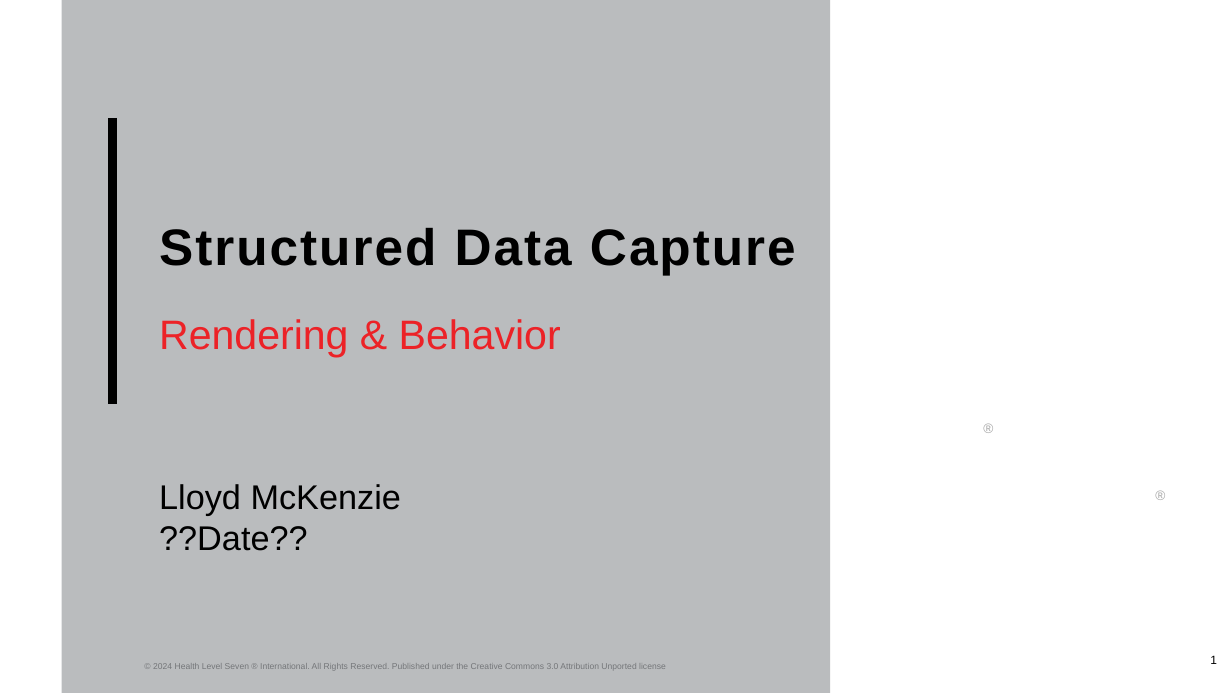
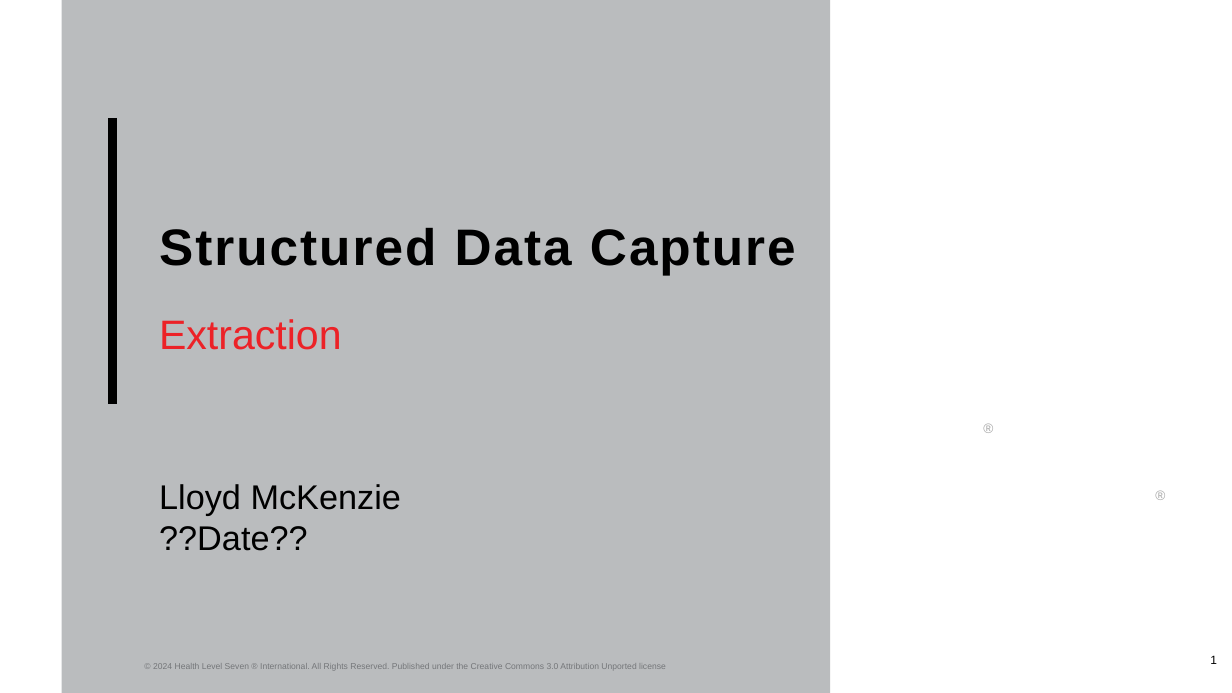
Before and after one commit to FHIR/documents, a slide deck: slide 1 of presentations/sdc/6-SDC-Extraction.pptx. Drawn at 1232x693 pixels with LibreOffice and Linux fonts; fonts in the diff are those of the drawing; background and template pictures are left out. Boxes give left, top, right and bottom in pixels: in the first picture for what was removed or moved away, otherwise in the second. Text is boxed around its words. In the diff, an @@ line names an element or a change of style, - is before the commit and + after.

```diff
--- a/presentations/sdc/6-SDC-Extraction.pptx
+++ b/presentations/sdc/6-SDC-Extraction.pptx
@@ subtitle at (159, 319, 342, 350): text changed @@
-Rendering & Behavior
+Extraction
```
Also in this commit, not shown: 2 other slides changed, 2 other files.
